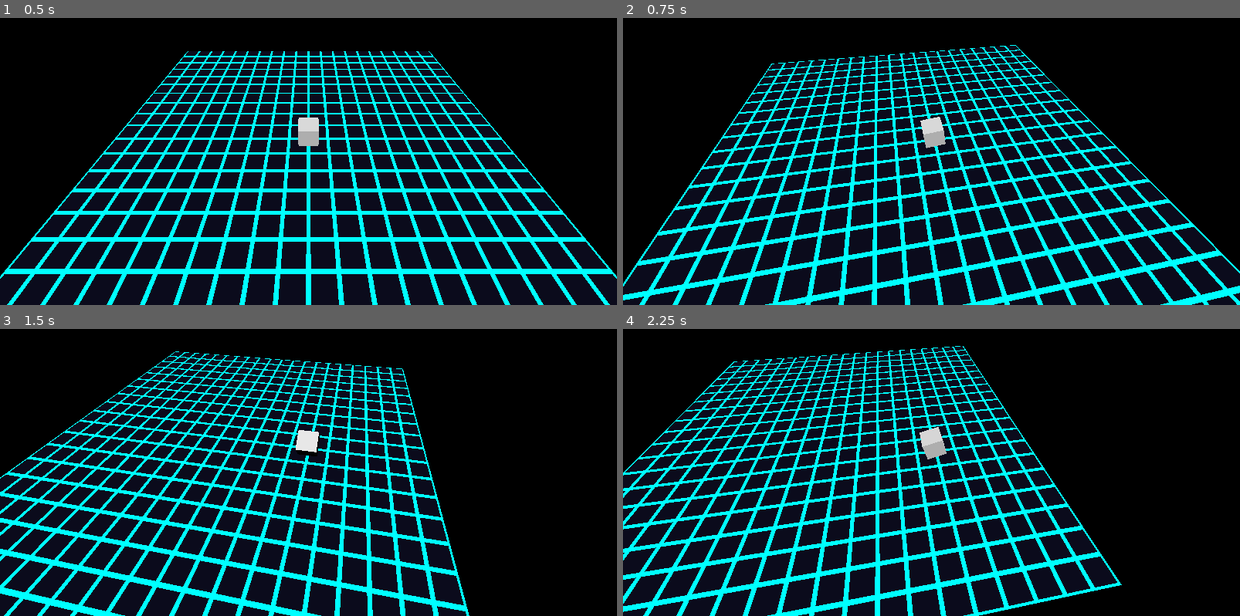
Above: before the commit, frames 1-4 (two rows, left to right).
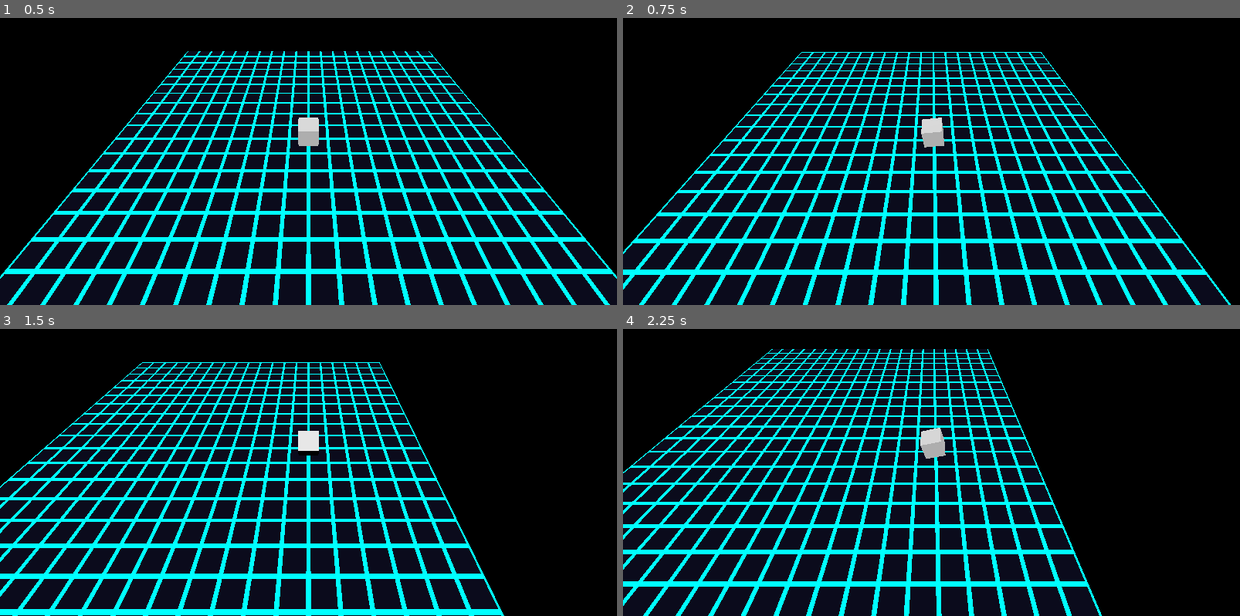
Above: after the commit, the same moments.

Repository: StevenLong/cube
Game: Godot game, scene res://main.tscn
The game is run twice, just before and just after one commit, with the same random seed, the same clock (stepped at 60 frames per second) and the same inputs.
Inputs:
- Up to frame 1 (0.5 s): no input
- Up to frame 2 (0.75 s): tap Enter at 0.5 s; hold Right (move_right) from 0.53 s (still down); tap Q (camera_orbit_ccw, bound only before the commit) at 0.6 s
- Up to frame 3 (1.5 s): tap E (camera_orbit_cw, bound only before the commit) at 0.8, 1.35 s; release Right (move_right) at 1.28 s; hold Down (move_back) from 1.28 s (still down)
- Up to frame 4 (2.25 s): tap Q (camera_orbit_ccw, bound only before the commit) at 1.55, 2.1 s; release Down (move_back) at 2.03 s; hold Right (move_right) from 2.03 s (still down)

Frame 1 is identical in both runs. In frame 2, 28% of the frame differs, in the area x 0-100%, y 9-100%; in frame 3, 26%; in frame 4, 27%.

Commit message:
Fix camera: fixed offset follow, remove orbit
Switching to fixed camera per design decision. Camera tracks player
at a constant offset; no orbit control. This also closes task 5 -
with the camera axis-aligned, D-pad directions match screen directions
without any additional remapping.

Diff:
--- a/camera_controller.gd
+++ b/camera_controller.gd
@@ -1,10 +1,7 @@
 extends Camera3D
 
-const ORBIT_SPEED := 2.5  # radians per second at full stick
-const DISTANCE := 8.0
-const HEIGHT := 8.0
+const OFFSET := Vector3(0.0, 8.0, 8.0)
 
-var _orbit_angle := 0.0
 var _target: Node3D
 
 
@@ -12,13 +9,6 @@
 	_target = get_node("../Player")
 
 
-func _process(delta: float) -> void:
-	var input := Input.get_axis("camera_orbit_ccw", "camera_orbit_cw")
-	_orbit_angle += input * ORBIT_SPEED * delta
-
-	position = _target.position + Vector3(
-		sin(_orbit_angle) * DISTANCE,
-		HEIGHT,
-		cos(_orbit_angle) * DISTANCE
-	)
+func _process(_delta: float) -> void:
+	position = _target.position + OFFSET
 	look_at(_target.position, Vector3.UP)
--- a/project.godot
+++ b/project.godot
@@ -50,18 +50,6 @@
 ]
 }
 
-camera_orbit_cw={
-"deadzone": 0.15,
-"events": [Object(InputEventJoypadMotion,"resource_local_to_scene":false,"resource_name":"","device":-1,"axis":2,"axis_value":1.0,"script":null)
-, Object(InputEventKey,"resource_local_to_scene":false,"resource_name":"","device":-1,"window_id":0,"alt_pressed":false,"shift_pressed":false,"ctrl_pressed":false,"meta_pressed":false,"pressed":false,"keycode":0,"physical_keycode":69,"key_label":0,"unicode":0,"location":0,"echo":false,"script":null)
-]
-}
-camera_orbit_ccw={
-"deadzone": 0.15,
-"events": [Object(InputEventJoypadMotion,"resource_local_to_scene":false,"resource_name":"","device":-1,"axis":2,"axis_value":-1.0,"script":null)
-, Object(InputEventKey,"resource_local_to_scene":false,"resource_name":"","device":-1,"window_id":0,"alt_pressed":false,"shift_pressed":false,"ctrl_pressed":false,"meta_pressed":false,"pressed":false,"keycode":0,"physical_keycode":81,"key_label":0,"unicode":0,"location":0,"echo":false,"script":null)
-]
-}
 
 [physics]
 
